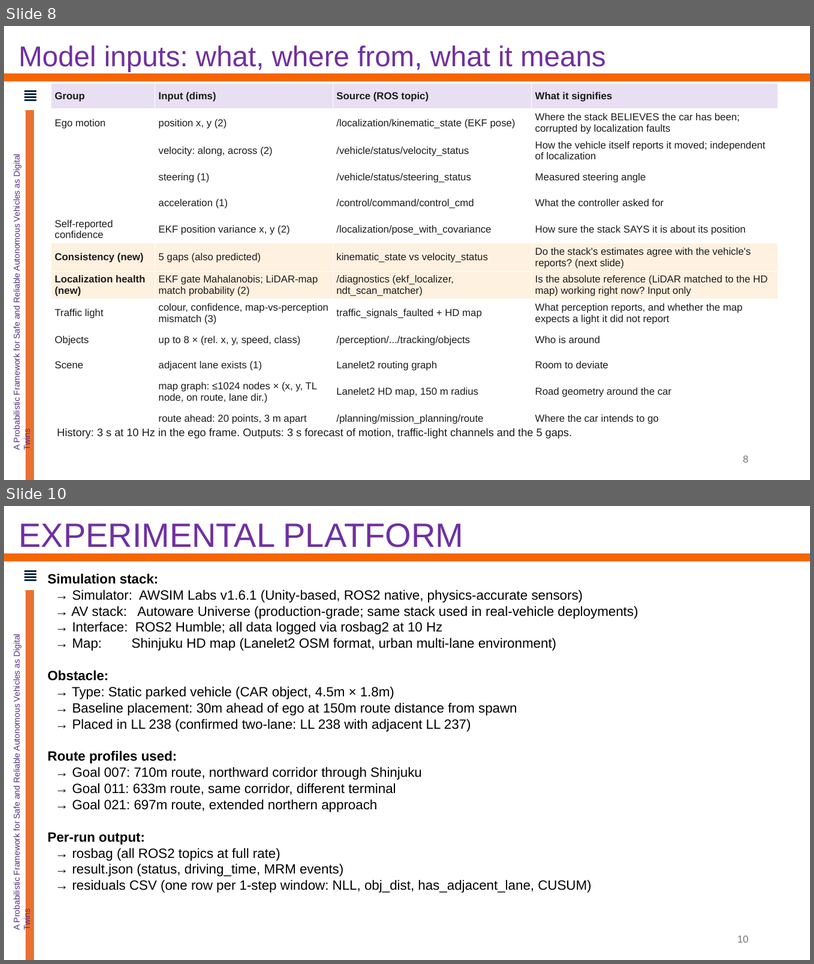
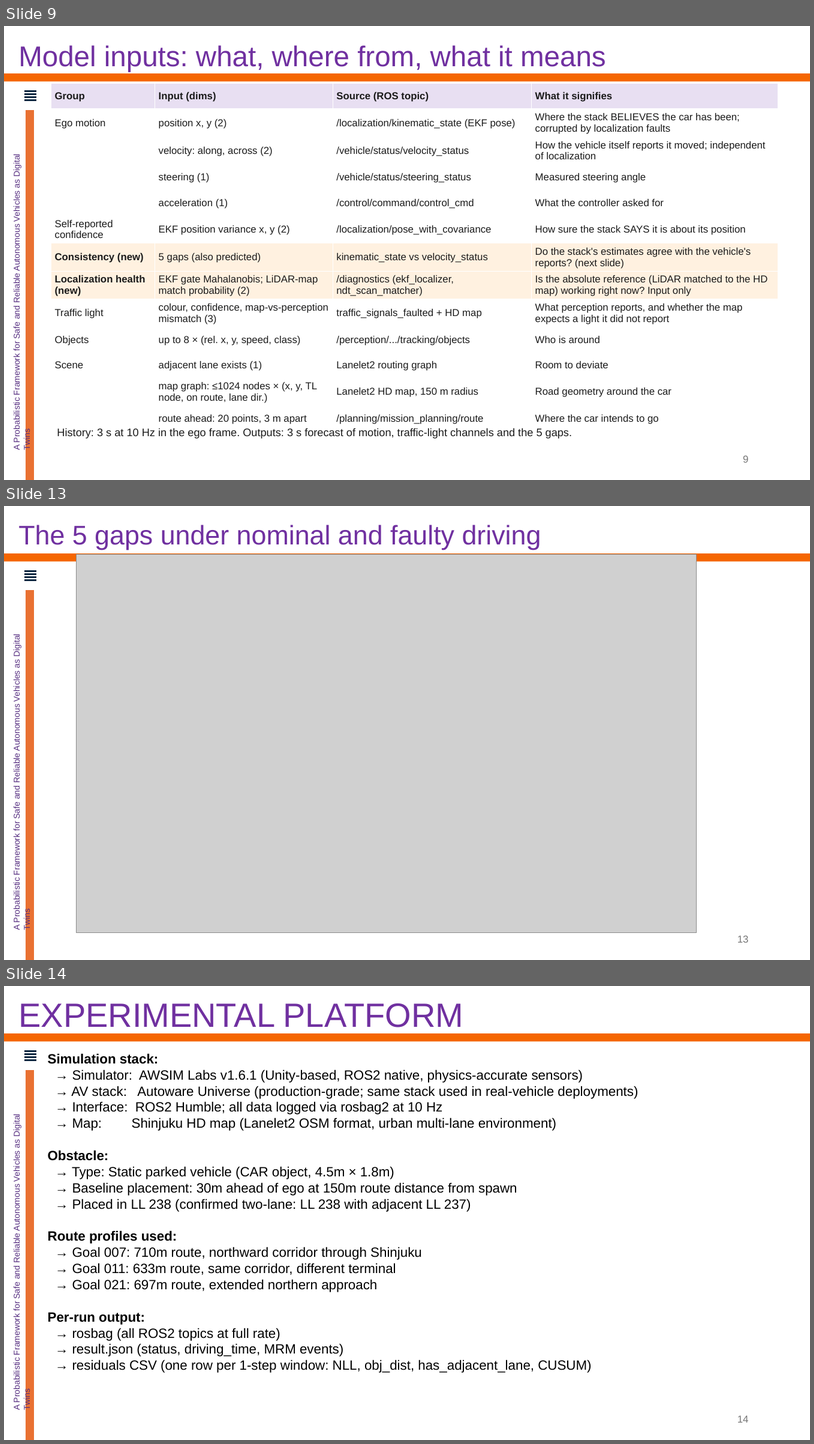
Before and after one commit to Kalpit-Vadnerkar/Risk-Aware-Control, a slide deck: presentation/2026-10-19_advisor_update.pptx. Shown one above the other, each under a label of ours: slides 8 and 10 before the commit, slides 9, 13 and 14 after it; the slides between them are not shown. The pictures are 814x964 and 814x1444 pixels, drawn with LibreOffice and Linux fonts; fonts in the diff are those of the drawing; grey boxes stand for pictures; background and template pictures are left out. Boxes give left, top, right and bottom in pixels: in the first picture for what was removed or moved away, otherwise in the second. Text is boxed around its words. In the diff, an @@ line names an element or a change of style, - is before the commit and + after.

```diff
--- a/presentation/2026-10-19_advisor_update.pptx
+++ b/presentation/2026-10-19_advisor_update.pptx
@@ slide 13 added at (x1=4, y1=506, x2=810, y2=960), background #FFFFFF; not listed: 7 template elements that a slide beside it also shows @@
@@ text added at (x1=18, y1=525, x2=542, y2=550), 32 pt, text #7030A0 @@
+The 5 gaps under nominal and faulty driving
@@ picture added at (x1=77, y1=555, x2=696, y2=933) @@
@@ page number added at (x1=738, y1=935, x2=749, y2=942), 12 pt, text #757575 @@
+13
@@ what was slide 8 is now slide 9 @@
@@ page number at (x1=743, y1=455, x2=749, y2=462): text changed @@
-8
+9
@@ what was slide 10 is now slide 14 @@
@@ page number at (x1=738, y1=1415, x2=749, y2=1422): text changed @@
-10
+14
```
Also in this commit, not shown: 1 slide changed, 6 other slides added, 1 slide removed, 8 other files.
